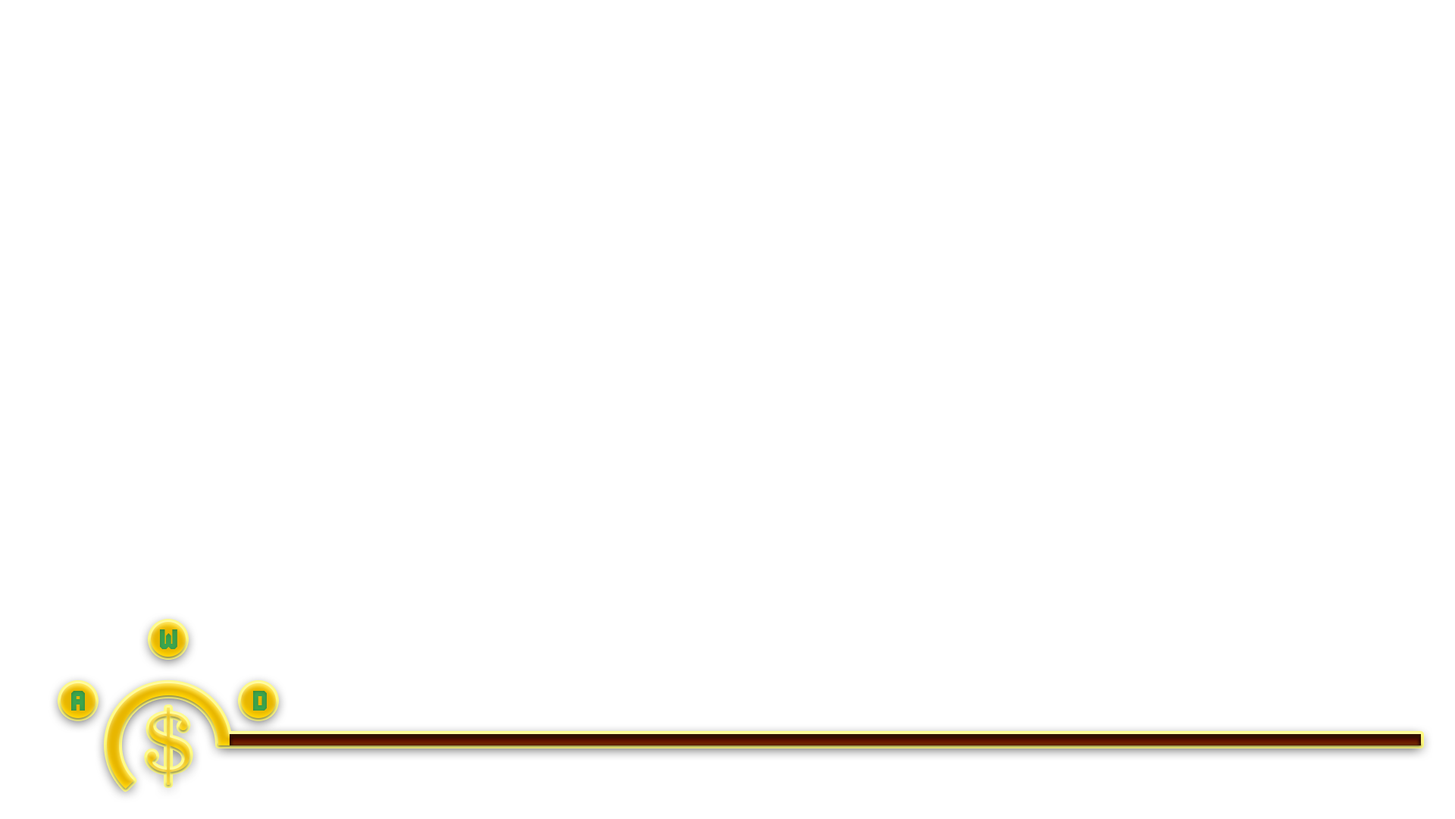
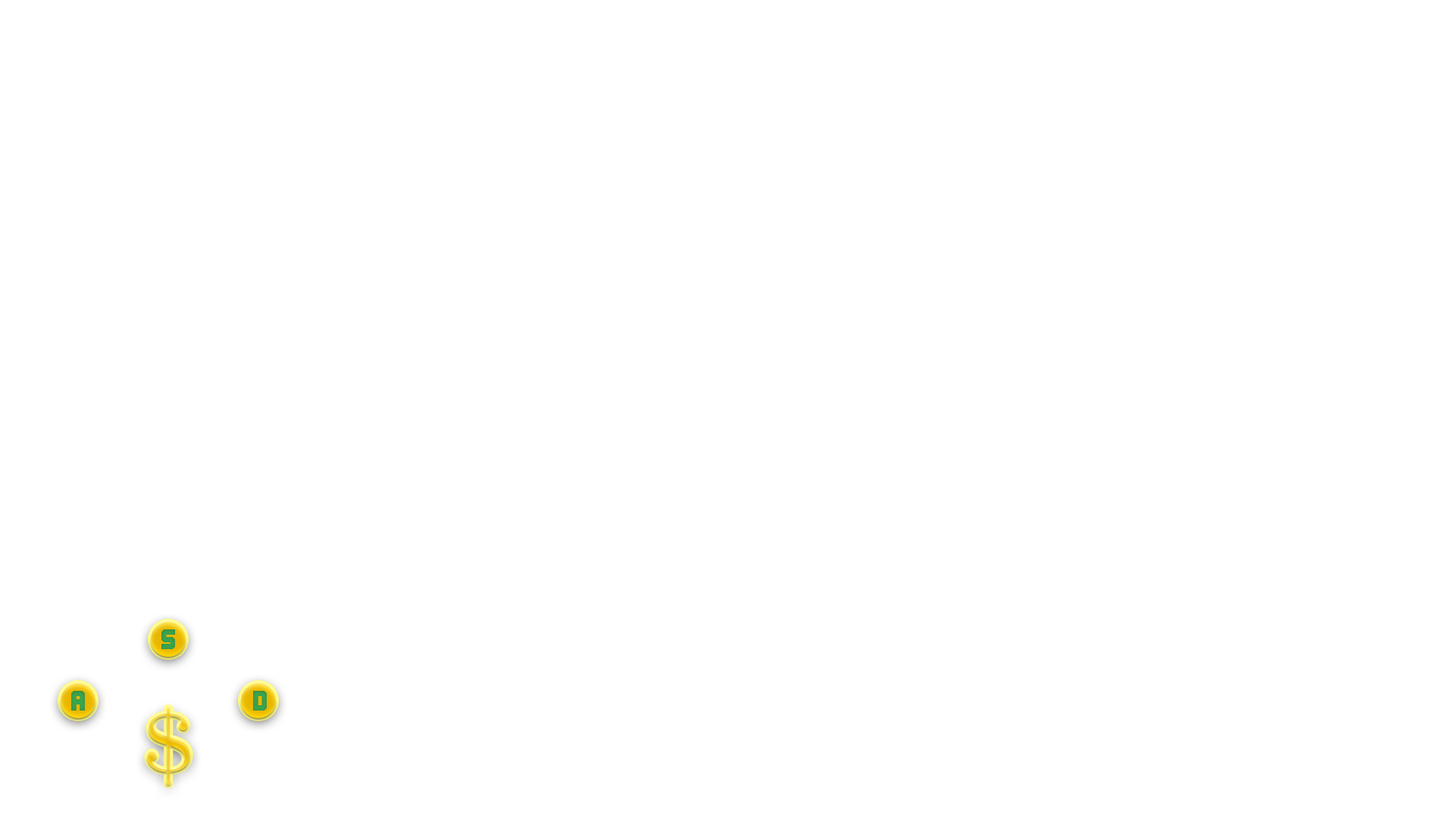
The second w=1455, h=819 image is a revision of the first. Changes to its layers:
renamed "W" to "S", painted on it over [159, 629, 178, 649]
hid group "Money Bar MASK" (1 layers) over [229, 733, 1422, 746]
hid group "Group 2" (3 layers) over [218, 733, 1422, 746]
moved "Ellipse 1" (3rd of 3, in "Money Bar BG") above "$", painted on it over [95, 629, 1422, 790]
hid "Layer 0 copy 2" over [95, 629, 1432, 801]
hid "Layer 0" over [95, 629, 1432, 801]
hid "Layer 0 copy" over [95, 629, 1432, 801]
